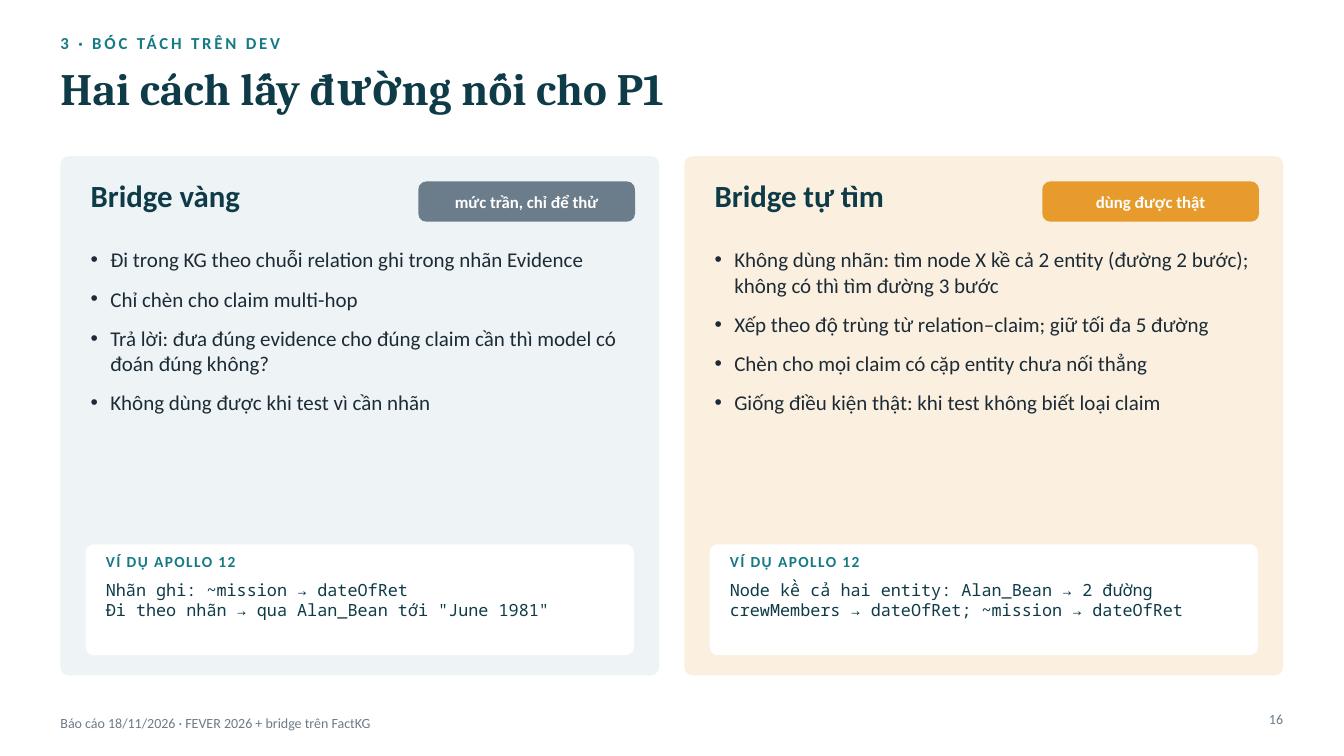
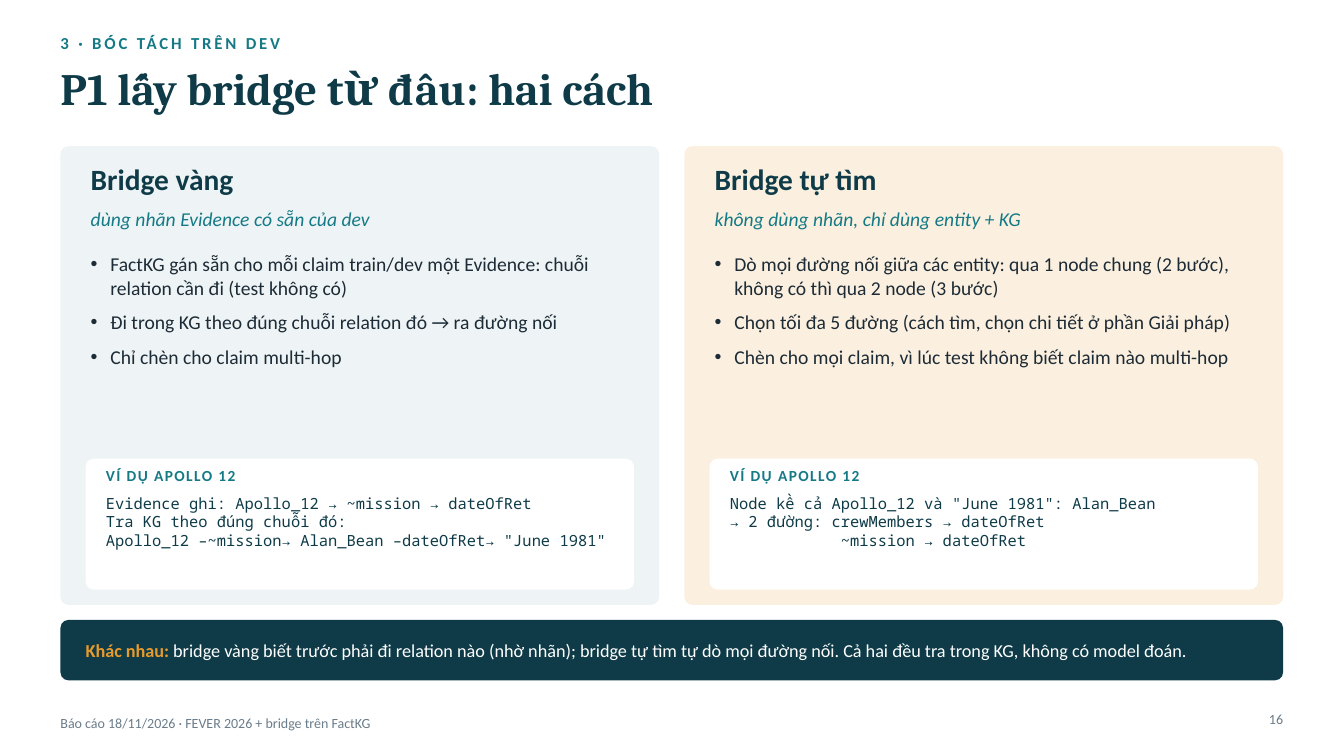
Before and after one commit to duyanhle17/FactKG, a slide deck: slide 16 of ý tưởng + thực nghiệm/báo cáo 18_11 - slide.pptx. Drawn at 1344x756 pixels with LibreOffice and Linux fonts; fonts in the diff are those of the drawing. Boxes give left, top, right and bottom in pixels: in the first picture for what was removed or moved away, otherwise in the second. Text is boxed around its words. In the diff, an @@ line names an element or a change of style, - is before the commit and + after.

```diff
--- a/ý tưởng + thực nghiệm/báo cáo 18_11 - slide.pptx
+++ b/ý tưởng + thực nghiệm/báo cáo 18_11 - slide.pptx
@@ title at box(60, 73, 653, 115): text changed @@
-Hai cách lấy đường nối cho P1
+P1 lấy bridge từ đâu: hai cách
@@ rounded rectangle: place and size @@
-rounded rectangle at box(60, 156, 659, 676)
+rounded rectangle at box(60, 146, 659, 605)
@@ rounded rectangle: place and size @@
-rounded rectangle at box(685, 156, 1284, 676)
+rounded rectangle at box(685, 146, 1284, 605)
@@ text "Bridge vàng": place and size @@
-text "Bridge vàng" at box(91, 185, 240, 213)
+text "Bridge vàng" at box(91, 169, 234, 195)
@@ text "Bridge vàng" at box(91, 169, 234, 195): size 22 to 21 pt @@
@@ text "Bridge tự tìm" at box(715, 169, 876, 196): size 22 to 21 pt @@
@@ text "Bridge tự tìm": place and size @@
-text "Bridge tự tìm" at box(715, 185, 884, 213)
+text "Bridge tự tìm" at box(715, 169, 876, 196)
@@ rounded rectangle removed at box(418, 181, 635, 222) @@
-mức trần, chỉ để thử
@@ rounded rectangle removed at box(1043, 181, 1259, 222) @@
-dùng được thật
@@ text added at box(91, 210, 370, 230), 14 pt, text #157A86, italic @@
+dùng nhãn Evidence có sẵn của dev
@@ text added at box(715, 212, 1021, 230), 14 pt, text #157A86, italic @@
+không dùng nhãn, chỉ dùng entity + KG
@@ text at box(110, 255, 589, 333): text changed; size 15 to 14 pt @@
-• Đi trong KG theo chuỗi relation ghi trong nhãn Evidence
+• FactKG gán sẵn cho mỗi claim train/dev một Evidence: chuỗi relation cần đi (test không có)
+• Đi trong KG theo đúng chuỗi relation đó → ra đường nối
@@ text at box(734, 256, 1230, 368): text changed; size 15 to 14 pt @@
-• Không dùng nhãn: tìm node X kề cả 2 entity (đường 2 bước); không có thì tìm đường 3 bước
-• Xếp theo độ trùng từ relation–claim; giữ tối đa 5 đường
-• Chèn cho mọi claim có cặp entity chưa nối thẳng
-• Giống điều kiện thật: khi test không biết loại claim
+• Dò mọi đường nối giữa các entity: qua 1 node chung (2 bước), không có thì qua 2 node (3 bước)
+• Chọn tối đa 5 đường (cách tìm, chọn chi tiết ở phần Giải pháp)
+• Chèn cho mọi claim, vì lúc test không biết claim nào multi-hop
@@ text at box(110, 330, 616, 414): paragraphs removed @@
-• Trả lời: đưa đúng evidence cho đúng claim cần thì model có đoán đúng không?
-• Không dùng được khi test vì cần nhãn
@@ text at box(110, 350, 341, 367): size 15 to 14 pt in "Chỉ chèn cho claim multi-hop"; less space between paragraphs @@
@@ rounded rectangle: place and size @@
-rounded rectangle at box(86, 544, 634, 655)
+rounded rectangle at box(86, 459, 634, 590)
@@ text "VÍ DỤ APOLLO 12": place and size @@
-text "VÍ DỤ APOLLO 12" at box(106, 554, 235, 570)
+text "VÍ DỤ APOLLO 12" at box(106, 468, 235, 484)
@@ proportions changed in 4 elements at box(60, 146, 659, 605), box(685, 146, 1284, 605), box(86, 459, 634, 590), box(710, 459, 1258, 590) @@
@@ rounded rectangle: place and size @@
-rounded rectangle at box(710, 544, 1258, 655)
+rounded rectangle at box(710, 459, 1258, 590)
@@ text "VÍ DỤ APOLLO 12": place and size @@
-text "VÍ DỤ APOLLO 12" at box(730, 554, 859, 570)
+text "VÍ DỤ APOLLO 12" at box(730, 468, 859, 484)
@@ text at box(106, 497, 606, 550): text changed; size 12 to 11 pt @@
-Nhãn ghi: ~mission → dateOfRet
-Đi theo nhãn → qua Alan_Bean tới "June 1981"
+Evidence ghi: Apollo_12 → ~mission → dateOfRet
+Tra KG theo đúng chuỗi đó:
+Apollo_12 –~mission→ Alan_Bean –dateOfRet→ "June 1981"
@@ text at box(730, 495, 1155, 546): text changed; size 12 to 11 pt @@
-Node kề cả hai entity: Alan_Bean → 2 đường
-crewMembers → dateOfRet; ~mission → dateOfRet
+Node kề cả Apollo_12 và "June 1981": Alan_Bean
+→ 2 đường: crewMembers → dateOfRet
+~mission → dateOfRet
@@ rounded rectangle added at box(60, 620, 1284, 681), fill #0E3B47 @@
@@ text added at box(86, 643, 1186, 660), 13 pt, text #FFFFFF @@
+Khác nhau: bridge vàng biết trước phải đi relation nào (nhờ nhãn); bridge tự tìm tự dò mọi đường nối. Cả hai đều tra trong KG, không có model đoán.
```
Also in this commit, not shown: 1 other slide changed, 1 other file.
